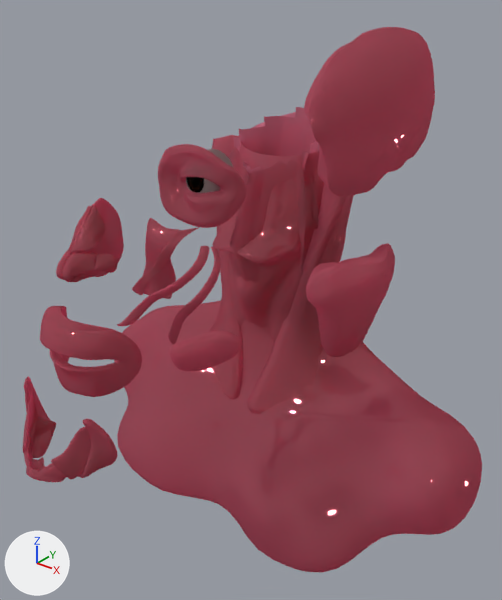
Two versions of the Blender file ForensicObj.blend, one commit apart.
Before and after are seen from a 50 mm lens placed at (278.0, -287.0, 96.0), pointed at (22.0, 33.0, -103.0). Lighting does not change. The marker at lower left points along +X, +Y and +Z.

Script lines for the objects in view, before the commit:
```python
ob_buccinator = bpy.data.objects.new('Buccinator', me_plane_012)
ob_buccinator.location = (49.6, -45.8, -96.1)
ob_buccinator.scale = (0.951, 0.951, 0.787)
ob_elevator_labii_superioris = bpy.data.objects.new('Elevator Labii Superioris', me_plane_011)
ob_elevator_labii_superioris.location = (24.8, -47.9, -47.5)
ob_elevator_labii_superioris.scale = (0.951, 0.951, 0.787)
ob_masseter = bpy.data.objects.new('Masseter', me_plane_002)
ob_masseter.location = (87.9, 47.1, -92.0)
ob_masseter.scale = (0.951, 0.951, 0.787)
ob_mentalis = bpy.data.objects.new('Mentalis+', me_plane_016)
ob_mentalis.location = (-1.0, -113.3, -147.0)
ob_mentalis.scale = (0.951, 0.951, 0.787)
ob_nasalis = bpy.data.objects.new('Nasalis', me_plane_014)
ob_nasalis.location = (-1.2, -76.7, -39.4)
ob_nasalis.scale = (0.951, 0.951, 0.787)
ob_orbicularis_oculi = bpy.data.objects.new('Orbicularis Oculi', me_plane_005)
ob_orbicularis_oculi.location = (41.2, -33.9, -7.2)
ob_orbicularis_oculi.scale = (0.951, 0.951, 0.787)
ob_orbicularis_oris = bpy.data.objects.new('Orbicularis Oris', me_plane_007)
ob_orbicularis_oris.location = (0.5, -88.4, -94.3)
ob_orbicularis_oris.scale = (0.951, 0.951, 0.787)
ob_sternocleidomastoid = bpy.data.objects.new('Sternocleidomastoid+', me_plane_015)
ob_sternocleidomastoid.location = (3.4, 89.1, -139.7)
ob_sternocleidomastoid.scale = (0.951, 0.951, 0.787)
ob_temporalis = bpy.data.objects.new('Temporalis', me_plane_004)
ob_temporalis.location = (84.4, 64.5, 17.1)
ob_temporalis.scale = (0.951, 0.951, 0.787)
# also in view: 'Zygomaticus' at (54.0, -70.0, -54.0)
```
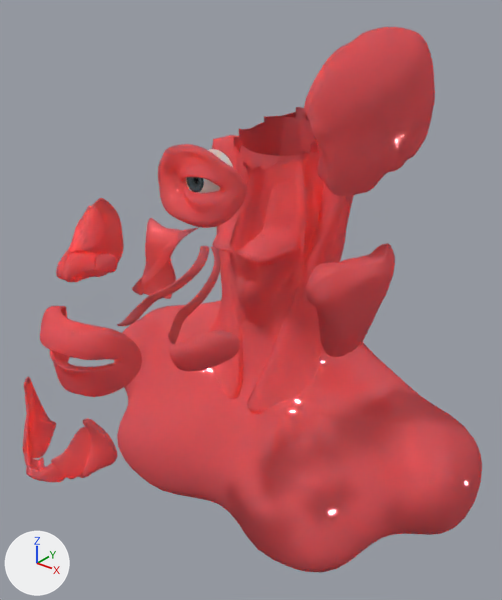
Boxes (x1, y1, x2, y2) around the edits, measured in the pictures (502 x 600 px):
'Sternocleidomastoid+', recoloured (brown to red): (114, 107, 482, 572) in both
'Temporalis', recoloured: (304, 27, 435, 196) in both
'Masseter', recoloured: (306, 243, 395, 357) in both
'Orbicularis Oris', recoloured: (40, 306, 142, 397) in both
'Orbicularis Oculi', recoloured (brown to red): (158, 144, 247, 228) in both
'Mentalis+', recoloured: (23, 377, 117, 482) in both
'Nasalis', recoloured: (56, 198, 124, 282) in both
'Elevator Labii Superioris', recoloured: (132, 218, 200, 299) in both
'Buccinator', recoloured: (169, 331, 240, 371) in both
'Zygomaticus', recoloured: (121, 246, 221, 344) in both
part 1 of me_sphere_000, recoloured: (186, 149, 233, 193) in both
part 2 of me_sphere_000, recoloured: (187, 177, 204, 192) in both

The change, as a list of edits to the scene's bpy script:
```text
Change mat_matmuscles:
    add n4 = _N.new('ShaderNodeMixShader'); n4.name = 'Mix Shader.004'
    add n4.inputs[0].default_value = 0.3  # 'Factor'
    add n5 = _N.new('ShaderNodeOutputMaterial'); n5.name = 'Material Output'
    add n1 = _N.new('ShaderNodeMixShader'); n1.name = 'Mix Shader.002'
    remove n1 = _N.new('ShaderNodeMixShader'); n1.name = 'Mix Shader.002'
    add n6 = _N.new('ShaderNodeBsdfSheen'); n6.name = 'Velvet BSDF'
    add n6.distribution = 'ASHIKHMIN'
    add n6.inputs[0].default_value = (0.79, 0.189, 0.267, 1.0)  # 'Color', pink #e6788d
    add n6.inputs[1].default_value = 1.0  # 'Roughness'
    add n3 = _N.new('ShaderNodeMixShader'); n3.name = 'Mix Shader.003'
    remove n3 = _N.new('ShaderNodeMixShader'); n3.name = 'Mix Shader.003'
    remove n4 = _N.new('ShaderNodeMixShader'); n4.name = 'Mix Shader.004'
    remove n4.inputs[0].default_value = 0.3  # 'Factor'
    remove n5 = _N.new('ShaderNodeOutputMaterial'); n5.name = 'Material Output'
    remove n6 = _N.new('ShaderNodeBsdfSheen'); n6.name = 'Velvet BSDF'
    remove n6.distribution = 'ASHIKHMIN'
    remove n6.inputs[0].default_value = (0.79, 0.189, 0.267, 1.0)  # 'Color', pink #e6788d
    remove n6.inputs[1].default_value = 1.0  # 'Roughness'
    remove n7 = _N.new('ShaderNodeBsdfTranslucent'); n7.name = 'Translucent BSDF'
    remove n7.inputs[0].default_value = (0.795, 0.228, 0.342, 1.0)  # 'Color', pink #e6839e
    add n8 = _N.new('ShaderNodeSubsurfaceScattering'); n8.name = 'Subsurface Scattering'
    add n8.falloff = 'BURLEY'
    add n8.inputs[0].default_value = (0.8, 0.076, 0.0812, 1.0)  # 'Color', red #e74e50
    add n8.inputs[1].default_value = 30.0  # 'Scale'
    remove _L.new(n7.outputs[0], n4.inputs[1])  # 'BSDF' to 'Shader'
    add _L.new(n8.outputs[0], n4.inputs[1])  # 'BSSRDF' to 'Shader'
Add mat_mat_eye_inside:
    mat_mat_eye_inside = bpy.data.materials.new('Mat_Eye_inside')
    # uses the picture img_olhos_png_000
Add mat_mat_eye_transp:
    mat_mat_eye_transp = bpy.data.materials.new('Mat_Eye_transp')
    # nodes: BsdfAnisotropic, BsdfTransparent, HueSaturation, MixShader, OutputMaterial
Add mat_mat_eye_out:
    mat_mat_eye_out = bpy.data.materials.new('Mat_Eye_out')
    # nodes: BsdfAnisotropic, MixShader, OutputMaterial, SubsurfaceScattering
    # colours: white #e7cfc9
Change me_sphere_000:
    used by ob_eye; location = (40.9, -23.3, -4.9); rotation_euler = (-1.627, -0.00977, 0.000667), in degrees (-93, -0.6, 0); scale = (1.06, 1.06, 1.06)
    remove me_sphere_000.from_pydata(...)  # 1188 vertices, 1216 faces; spans x -13.7..13.7, y -13.7..13.7, z -15.2..2.5
    remove me_sphere_000.materials.append(mat_mat_eye_3_000)
    remove me_sphere_000.materials.append(mat_mat_eye_3_003)
    add me_sphere_000.from_pydata(...)  # 546 vertices, 544 faces; spans x -13.5..13.5, y -13.5..13.5, z -15.2..2.5
    me_sphere_000 part 1: 192 faces spanning x -13.5..13.5, y -13.5..13.5, z -12.3..2.5 switch from mat_mat_eye_1_000 to mat_mat_eye_out
    me_sphere_000 part 2: 224 faces spanning x -5.5..5.5, y -5.7..5.4, z -12.3..-10.8 switch from mat_mat_eye_2_000 to mat_mat_eye_inside
    add me_sphere_000.materials.append(mat_mat_eye_transp)
```
